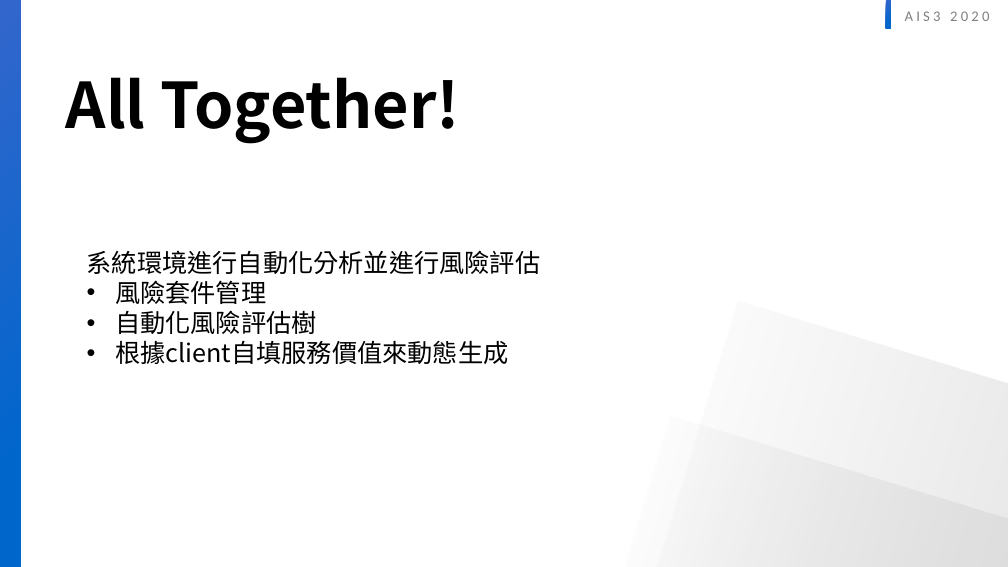
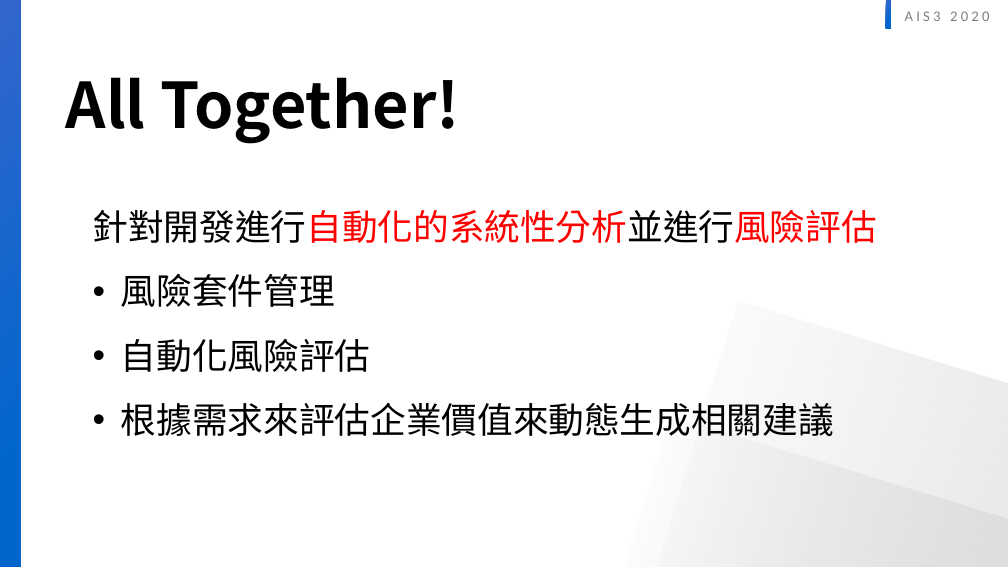
Before and after one commit to twinklestar03/AIS3-Dragon, a slide deck: slide 12 of AIS3 dragon security.pptx (slide 11 before the commit). Drawn at 1008x567 pixels with LibreOffice and Linux fonts; fonts in the diff are those of the drawing. Boxes give left, top, right and bottom in pixels: in the first picture for what was removed or moved away, otherwise in the second. Text is boxed around its words. In the diff, an @@ line names an element or a change of style, - is before the commit and + after.

```diff
--- a/AIS3 dragon security.pptx
+++ b/AIS3 dragon security.pptx
@@ text "針對開發進行自動化的系統性分析並進行風險評估": place and size @@
-text "針對開發進行自動化的系統性分析並進行風險評估" at (87,250,541,364)
+text "針對開發進行自動化的系統性分析並進行風險評估" at (93,210,877,436)
@@ text at (93,210,877,243): text changed; size 24 to 34 pt; text colour #000000 to #FF0000 @@
-系統環境進行自動化分析並進行風險評估
+針對開發進行自動化的系統性分析並進行風險評估
@@ text at (121,274,335,307): size 24 to 34 pt in "風險套件管理"; line spacing 1 to 1.5 @@
@@ text at (121,339,834,436): text changed; size 24 to 34 pt @@
-• 自動化風險評估樹
-• 根據client自填服務價值來動態生成
+• 自動化風險評估
+• 根據需求來評估企業價值來動態生成相關建議
```
Also in this commit, not shown: 2 other slides changed, 2 slides added, 1 slide removed.
